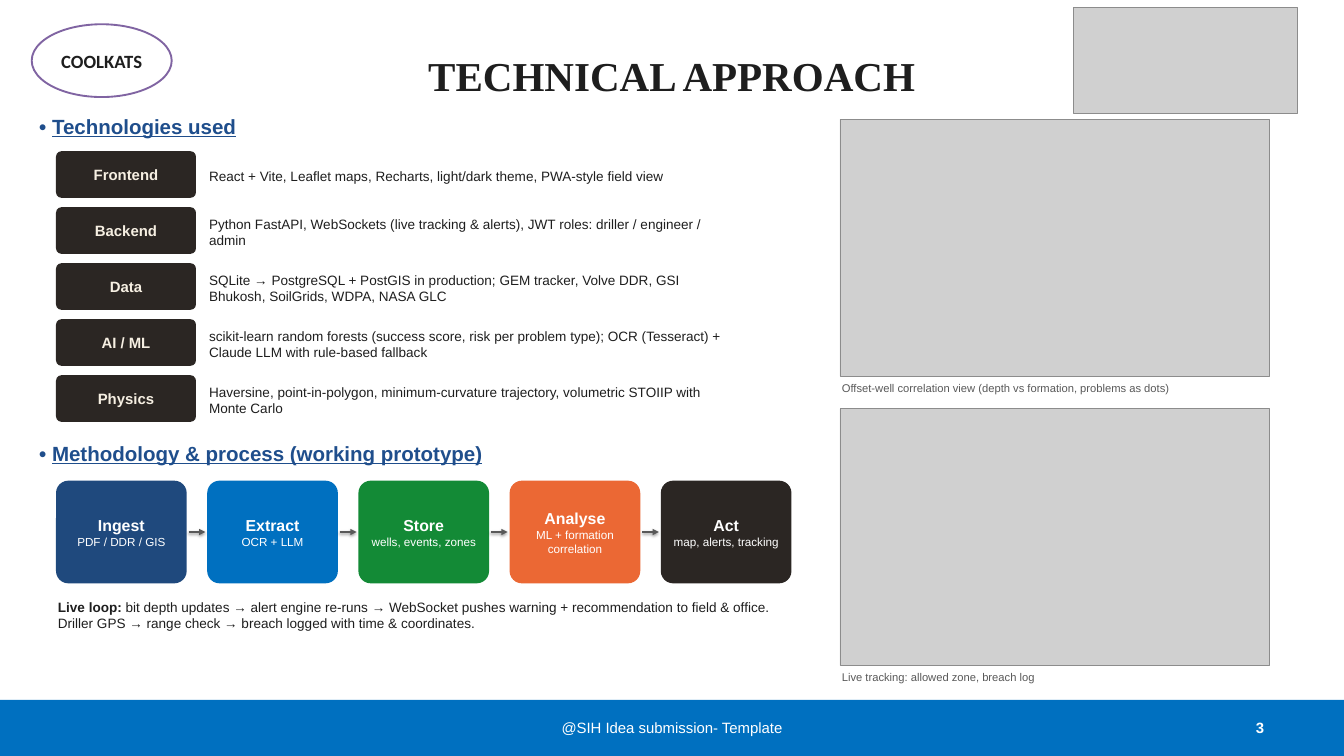
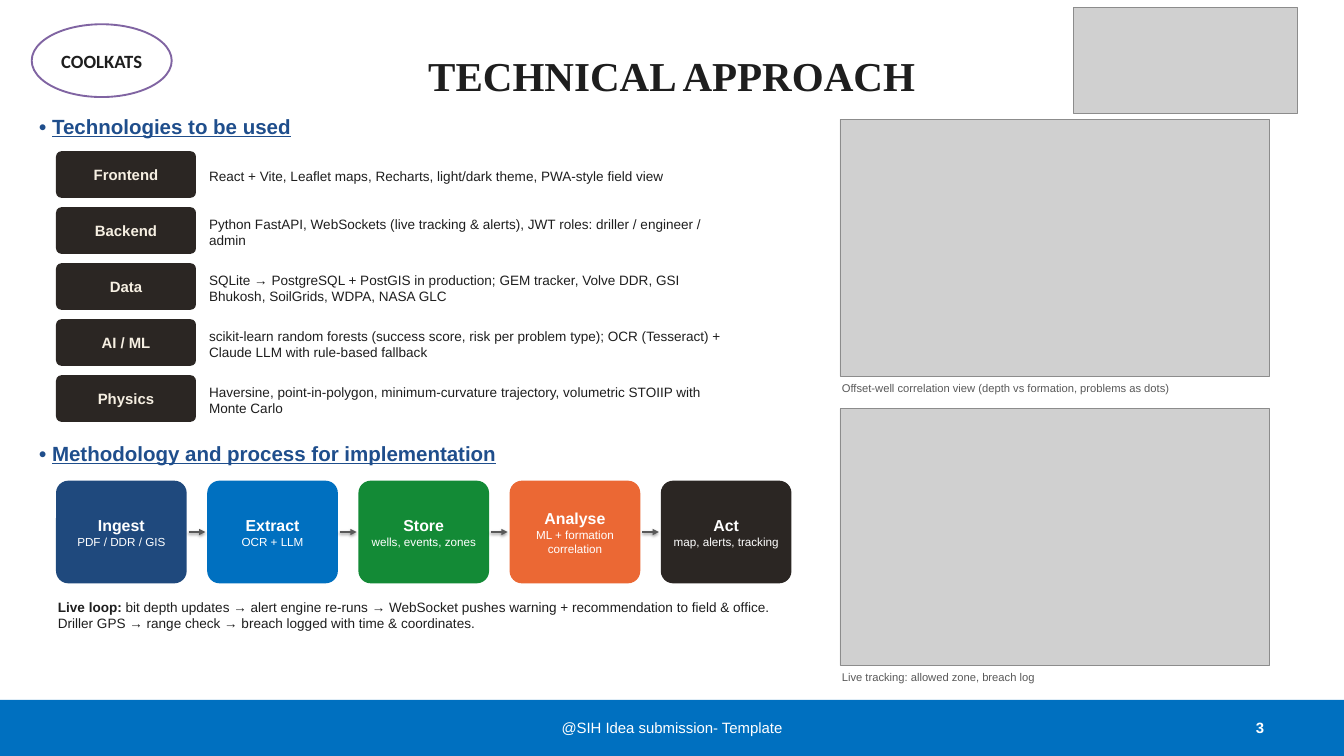
Before and after one commit to gurltff/eRTMAC-NWIS, a slide deck: slide 3 of docs/COOLKATS_187666_SIH2026_eRTMAC-NWIS.pptx. Drawn at 1344x756 pixels with LibreOffice and Linux fonts; fonts in the diff are those of the drawing; grey boxes stand for pictures. Boxes give left, top, right and bottom in pixels: in the first picture for what was removed or moved away, otherwise in the second. Text is boxed around its words. In the diff, an @@ line names an element or a change of style, - is before the commit and + after.

```diff
--- a/docs/COOLKATS_187666_SIH2026_eRTMAC-NWIS.pptx
+++ b/docs/COOLKATS_187666_SIH2026_eRTMAC-NWIS.pptx
@@ text at bbox=[52, 119, 291, 139]: text changed @@
-• Technologies used
+• Technologies to be used
@@ text at bbox=[52, 446, 495, 466]: text changed @@
-• Methodology & process (working prototype)
+• Methodology and process for implementation
```
Also in this commit, not shown: 5 other slides changed, 1 other file.
